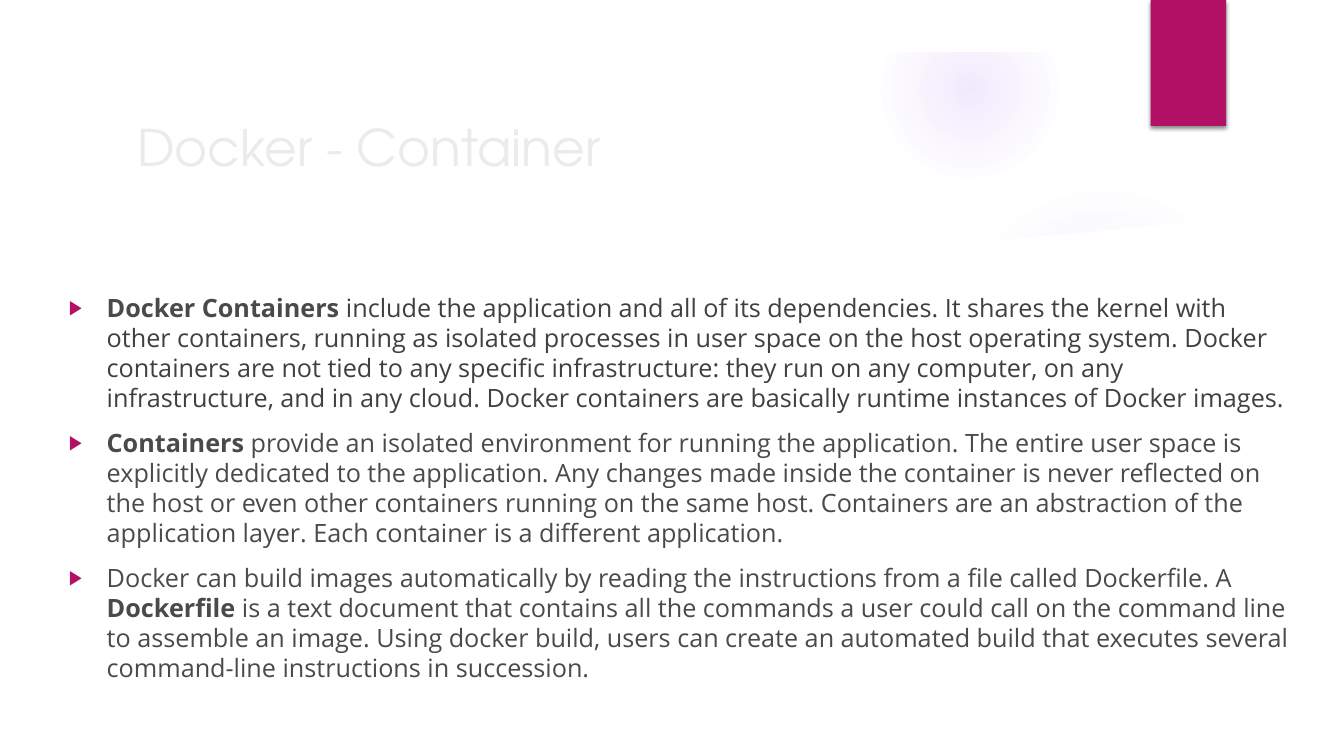
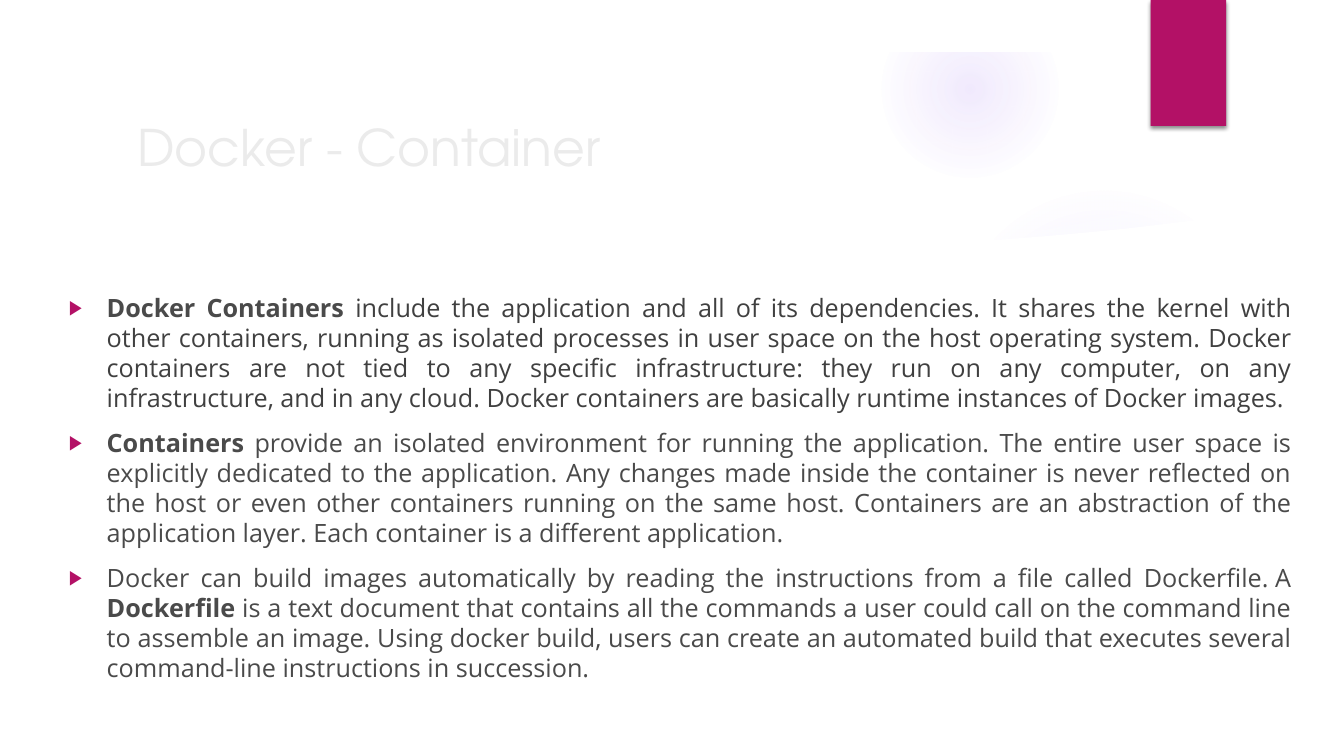
Before and after one commit to chandresh-4-u/ppts, a slide deck: slide 8 of docker.pptx (slide 6 before the commit). Drawn at 1344x756 pixels with LibreOffice and Linux fonts; fonts in the diff are those of the drawing; background and template pictures are left out. Boxes give left, top, right and bottom in pixels: in the first picture for what was removed or moved away, otherwise in the second. Text is boxed around its words. In the diff, an @@ line names an element or a change of style, - is before the commit and + after.

```diff
--- a/docker.pptx
+++ b/docker.pptx
@@ text "Docker Containers include the application ..." at <box>107,297,1291,678</box>: alignment left to justified @@
```
Also in this commit, not shown: 8 other slides changed, 2 slides added.
